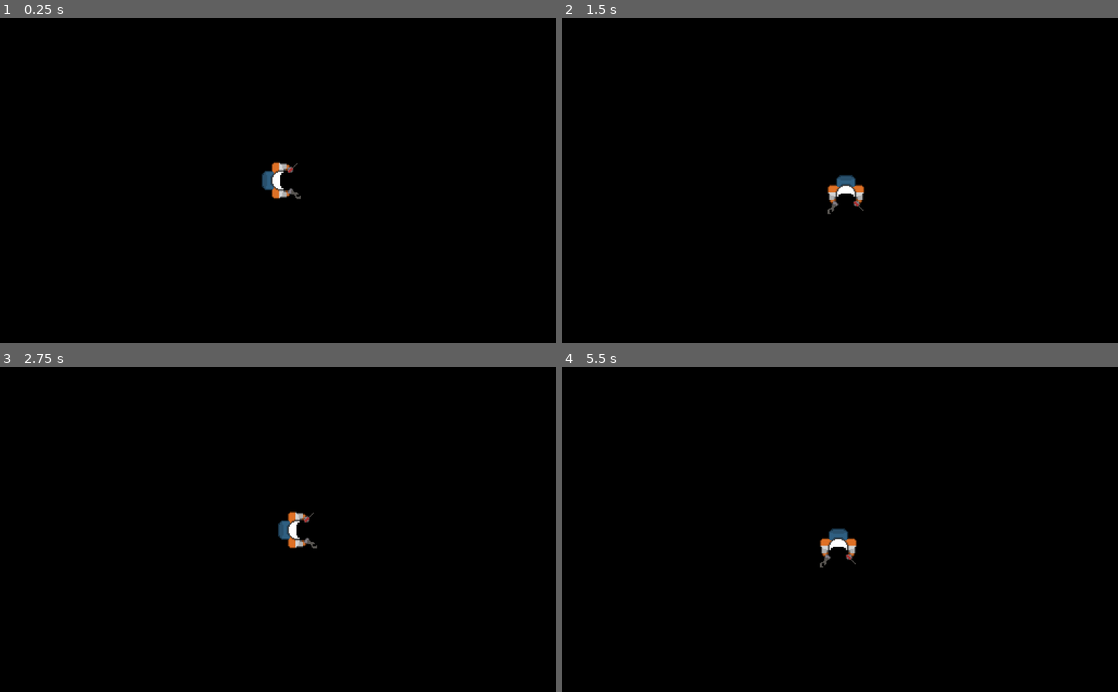
Above: before the commit, frames 1-4 (two rows, left to right).
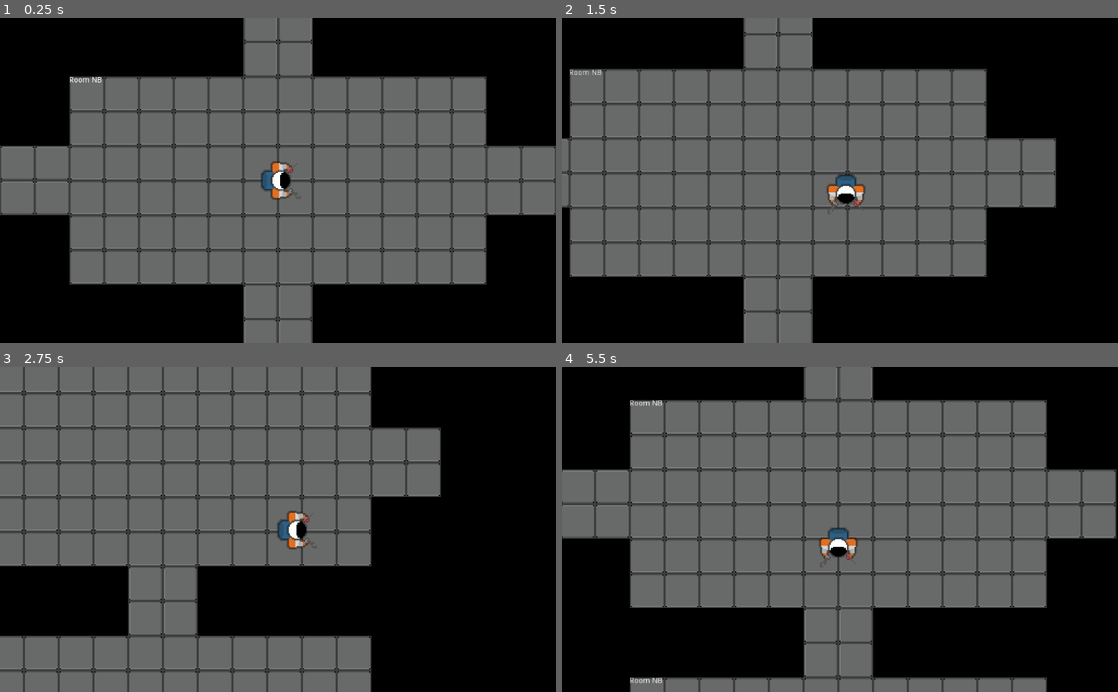
Above: after the commit, the same moments.

Repository: frankakn7/NothingIsPermanent
Game: Godot game, scene res://Main.tscn
Two runs of this game, one before a commit and one after it. Both use one fixed random seed, a clock stepped at 60 frames per second and the inputs below.
Inputs:
- Up to frame 1 (0.25 s): no input
- Up to frame 2 (1.5 s): tap Enter at 0.5 s; hold D (move_right) 0.53-1.28 s; hold S (move_down) from 1.28 s (still down)
- Up to frame 3 (2.75 s): release S (move_down) at 2.03 s; hold D (move_right) from 2.03 s (still down)
- Up to frame 4 (5.5 s): release D (move_right) at 2.78 s; hold W (move_up) 2.78-3.53 s; hold A (move_left) 3.53-5.03 s; hold S (move_down) from 5.03 s (still down)

The runs differ from the first frame. In frame 1, 57% of the frame differs, in the area x 0-100%, y 0-100%; in frame 2, 55%; in frame 3, 57%; in frame 4, 60%.
Error before the commit: Parse Error: Indented block expected after declaration of "generateCorridor" function. (res://RoomManager.gd:67)

Commit message:
Added corridor generation (for first room)  with correct Rotation

Diff:
--- a/Game_Files/RoomManager.gd
+++ b/Game_Files/RoomManager.gd
@@ -53,19 +53,31 @@
 	add_child(room_instance)
 	room_instance.id = room_id
 	#offset to parent center
-	var offset_to_parent_X = offsetVector.x * (room_instance.tile_pixel_width * room_instance.max_width + room_distance)
-	var offset_to_parent_Y = offsetVector.y * (room_instance.tile_pixel_width * room_instance.max_height + room_distance)
+	var room_width = room_instance.tile_pixel_width * room_instance.max_width
+	var room_height = room_instance.tile_pixel_width * room_instance.max_height
+	var offset_to_parent_X = offsetVector.x * (room_width + room_distance)
+	var offset_to_parent_Y = offsetVector.y * (room_height + room_distance)
 	#offset to self room center (to go from center to top left corner)
 	var offset_to_room_center_X = (room_instance.tile_pixel_width * room_instance.max_width) / 2
 	var offset_to_room_center_Y = (room_instance.tile_pixel_width * room_instance.max_height) / 2
 	room_instance.global_position = Vector2(parentPosition.x + offset_to_room_center_X, parentPosition.y + offset_to_room_center_Y)  + Vector2(offset_to_parent_X - offset_to_room_center_X, offset_to_parent_Y - offset_to_room_center_Y)
 	room_instance.connect("player_entered", self, "on_Enter")
 
-func generateCorridor(roomPos, side):
+func generateCorridor(roomPos, side, roomWidth, roomHeight):
+	#1/2 of room width + distance 1/2
+	var offsetX = side.x * ((roomWidth / 2) + room_distance / 2)
+	var offsetY = side.y * ((roomHeight / 2) + room_distance / 2)
+	var roomCenter = Vector2(roomPos.x + roomWidth / 2, roomPos.y + roomHeight / 2)
+	var corridor = corridor_hor_scene.instance()
+	add_child(corridor)
+	corridor.position = Vector2(roomCenter.x + offsetX, roomCenter.y + offsetY)
+	corridor.rotation = side.angle()
 
-
-func generateCorridors(roomPos, side):
-	pass
+func generateCorridors(roomPos, roomWidth, roomHeight):
+	generateCorridor(roomPos, Vector2(-1,0), roomWidth, roomHeight)
+	generateCorridor(roomPos, Vector2(0,-1), roomWidth, roomHeight)
+	generateCorridor(roomPos, Vector2(1,0), roomWidth, roomHeight)
+	generateCorridor(roomPos, Vector2(0,1), roomWidth, roomHeight)
 
 
 func generateStartRoom(id):
@@ -73,10 +85,13 @@
 	room_instance.set_name("Room_%d_%d" % [id.x,id.y])
 	add_child(room_instance)
 	room_instance.id = id
-	var offsetX = (room_instance.tile_pixel_width * room_instance.max_width) / 2
-	var offsetY = (room_instance.tile_pixel_width * room_instance.max_height) / 2
+	var room_width = room_instance.tile_pixel_width * room_instance.max_width
+	var room_height = room_instance.tile_pixel_width * room_instance.max_height
+	var offsetX = (room_width) / 2
+	var offsetY = (room_height) / 2
 	room_instance.global_position = Vector2(0 - offsetX, 0 - offsetY)
 	room_instance.connect("player_entered", self, "on_Enter")
+	generateCorridors(room_instance.position, room_width, room_height)
 
 func on_Enter(id, roomPos):
 	print(id)
